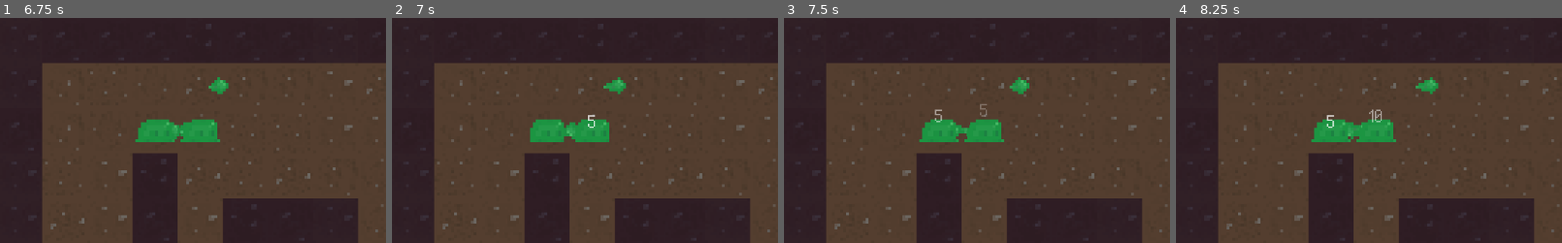
Above: before the commit, frames 1-4 (left to right).
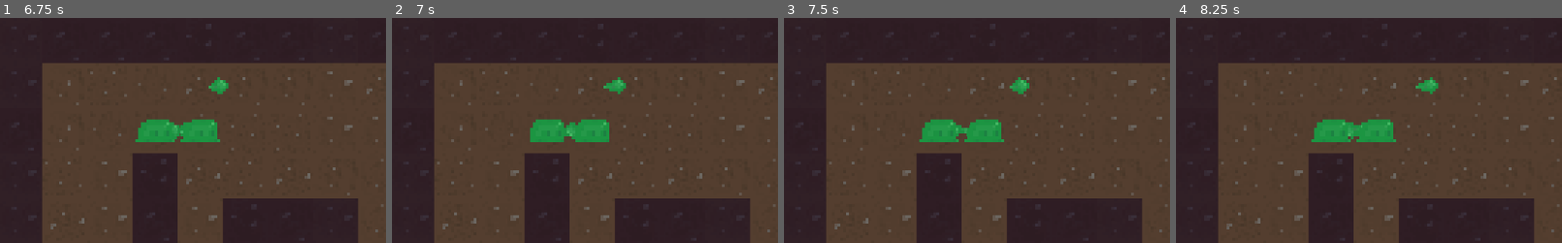
Above: after the commit, the same moments.

Repository: TuoLiYinLi/MonsterSmelter
Game: Godot game, scene res://test_3.tscn
Same seed, same stepped clock (60 frames per second), same inputs: the game is played once before the commit and once after it.
Inputs:
- Up to frame 1 (6.75 s): tap Enter at 0.5, 3.5 s; tap Space at 2.75 s
- Up to frame 2 (7 s): no input
- Up to frame 3 (7.5 s): no input
- Up to frame 4 (8.25 s): no input
The pictures show only the part of the screen within x 0-50%, y 0-50%; the shares and areas given below are measured in that part.

Frame 1 is identical in both runs. In frame 2, less than 0.1% of the frame differs, in the area x 50-53%, y 43-50%; in frame 3, 0.1%; in frame 4, 0.2%, in the area x 38-54%, y 40-50%.
Error after the commit: Invalid call. Nonexistent function 'spawn_effect_damage_num' in base 'Node2D (SpawnManager.gd)'. (res://System/BattleEntity/BattleEntity.gd:272)

Commit message:
新增武器作用之前的检测
* 角色调用武器的behavior函数前会先检查是否停止移动

Diff:
--- a/System/BattleEntity/BattleEntity.gd
+++ b/System/BattleEntity/BattleEntity.gd
@@ -1,8 +1,7 @@
 # BattleEntity.gd 战斗实体基本类型
+
 class_name BattleEntity
 extends Node2D
-
-
 
 # 此实体的信息文字说明
 var description:String = "default_battle_entity_info"
@@ -152,7 +151,7 @@
 	else:
 		energy_current = self.energy_max
 
-#能量恢复（Z）
+# 能量恢复（Z）
 var energy_recover:float = 10 setget set_energy_recover,get_energy_recover
 
 func get_energy_recover()->float:
@@ -164,7 +163,7 @@
 func set_energy_recover(f:float)->void:
 	energy_recover=f
 
-#反伤率（Z）
+# 反伤率（Z）
 var rebound_rate:float = 0.2 setget set_rebound_rate,get_rebound_rate
 
 func get_rebound_rate()->float:
@@ -210,7 +209,7 @@
 		self.energy_current += self.energy_recover * delta
 
 	# 武器产生作用
-	if(self.weapon):
+	if(self.weapon and !is_moving):
 		self.weapon.behavior()
 
 	# 攻击冷却
@@ -259,23 +258,22 @@
 			is_blocked = 0
 
 	#是否暴击成功(初始默认暴击倍数为1)Z
-	var crit=1
-	if(randf()<=self.crit_rate):
-		crit=self.crit_multiple
+	var crit = 1
+	if(randf() <= self.crit_rate):
+		crit = self.crit_multiple
 		print("%s 对 %s 造成暴击" % [self.description, be.description])
 
 	# 造成的真实伤害
 	var damage:float = max(self.attack*crit - is_blocked * be.armor, 0)
 	be.health_current -= damage
-
-	var n = G.damage_num.instance()
-	get_node("/root/G").add_child(n)
-	n.position = be.global_position
-	n.text = damage
+	if crit > 1:
+		G.spawn_manager.spawn_effect_damage_num(be.grid.index_x,be.grid.index_y,damage,Color.orangered)
+	else:
+		G.spawn_manager.spawn_effect_damage_num(be.grid.index_x,be.grid.index_y,damage)
 
 	# 触发
 	on_attack(be)
-	be.on_hit_by(self)
+	be.on_attacked_by(self)
 
 #	print("%s的实际护甲率是%s"%[be.description,real_armor_rate])
 
@@ -285,10 +283,10 @@
 		print("%s的护甲挡住了%s伤害，受到%s伤害，剩下生命值%s" % [be.description, be.armor, damage, be.health_current])
 
 
-	#是否触发反伤Z
+	# 是否触发反伤Z
 	var rebound_damage = 0
 	if(randf() <= be.rebound_rate):
-		rebound_damage = damage*be.rebound_proportion
+		rebound_damage = damage * be.rebound_proportion
 		self.health_current -= rebound_damage
 		print("%s的攻击触发了%s的反伤，造成了%s伤害，%s剩余%s生命" % [self.description, be.description, rebound_damage, self.description, self.health_current])
 
@@ -310,9 +308,9 @@
 		g.on_attack(enemy)
 
 # 被敌人击中时 enemy是击中自己的敌人
-func on_hit_by(enemy:BattleEntity):
+func on_attacked_by(enemy:BattleEntity):
 	for g in $gene_pivot.get_children():
-		g.on_hit_by(enemy)
+		g.on_attacked_by(enemy)
 
 
 # ---------------------------------------------------------------------------
@@ -332,7 +330,7 @@
 var is_moving:bool = false
 
 # 角色移动速度
-var moving_speed:float = 1 setget set_moving_speed,get_moving_speed
+var moving_speed:float = 1 setget set_moving_speed, get_moving_speed
 
 func get_moving_speed()->float:
 	var out:float = moving_speed
@@ -413,10 +411,10 @@
 
 #测试用：判断是否有多目标 测试多目标寻路用 Z
 #--------------------------------
-var test=1
+var test = 1
 var target_position_list:Array
 #--------------------------------
 
 #------------------------------------------------------
-func is_BattleEntity():
-	pass
+static func is_BattleEntity(obj)->bool:
+	return obj.has_method("is_BattleEntity")
